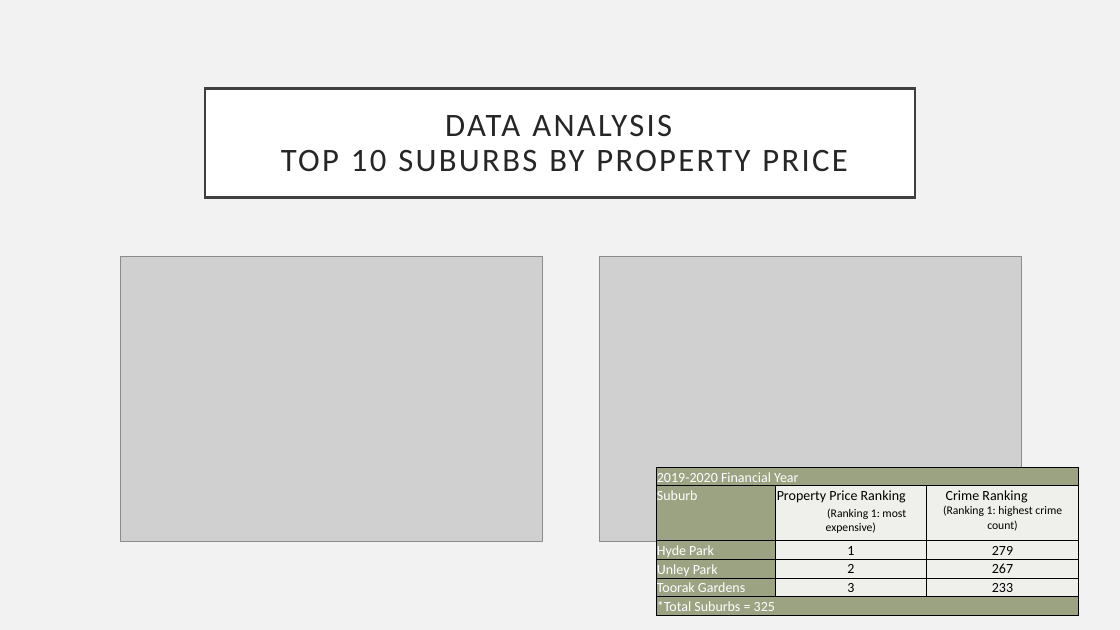
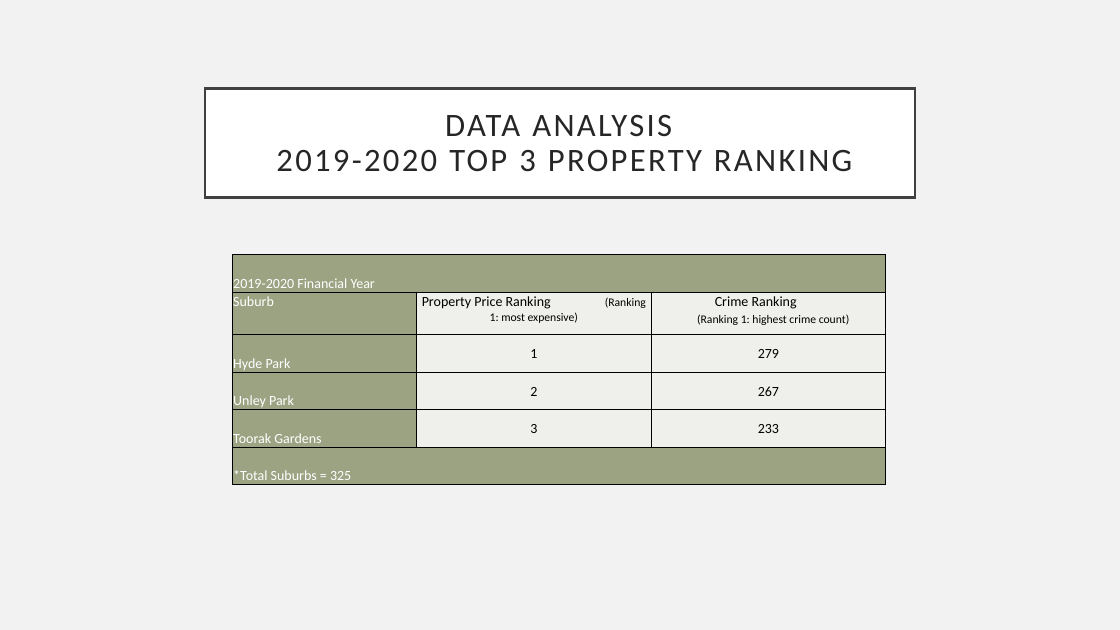
Before and after one commit to Sprettle/Chevrolet-Chilis, a slide deck: slide 12 of Project 1 Presentation.pptx (slide 13 before the commit). Drawn at 1120x630 pixels with LibreOffice and Linux fonts; fonts in the diff are those of the drawing; grey boxes stand for pictures. Boxes give left, top, right and bottom in pixels: in the first picture for what was removed or moved away, otherwise in the second. Text is boxed around its words. In the diff, an @@ line names an element or a change of style, - is before the commit and + after.

```diff
--- a/Project 1 Presentation.pptx
+++ b/Project 1 Presentation.pptx
@@ title at bbox=[276, 115, 852, 172]: text changed @@
-DATA ANALYSIS
-TOP 10 SUBURBS BY PROPERTY PRICE
+DATA ANALYSIS
+2019-2020 TOP 3 PROPERTY RANKING
@@ picture removed at bbox=[120, 256, 542, 541] @@
@@ table at bbox=[233, 255, 886, 485] @@
-row 2, column 3: Crime Ranking (Ranking 1: highest crime count)
+row 2, column 3: Crime Ranking / (Ranking 1: highest crime count)
@@ table: place and size @@
-table at bbox=[656, 467, 1080, 615]
+table at bbox=[233, 255, 886, 485]
@@ picture removed at bbox=[599, 256, 1021, 541] @@
```
Also in this commit, not shown: 7 other slides changed, 1 slide removed, 1 other file.
